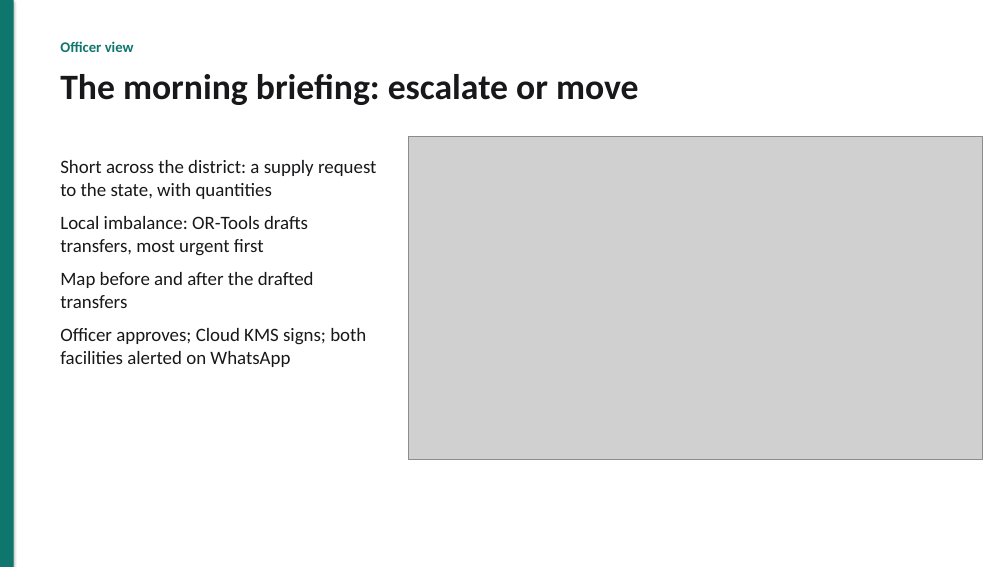
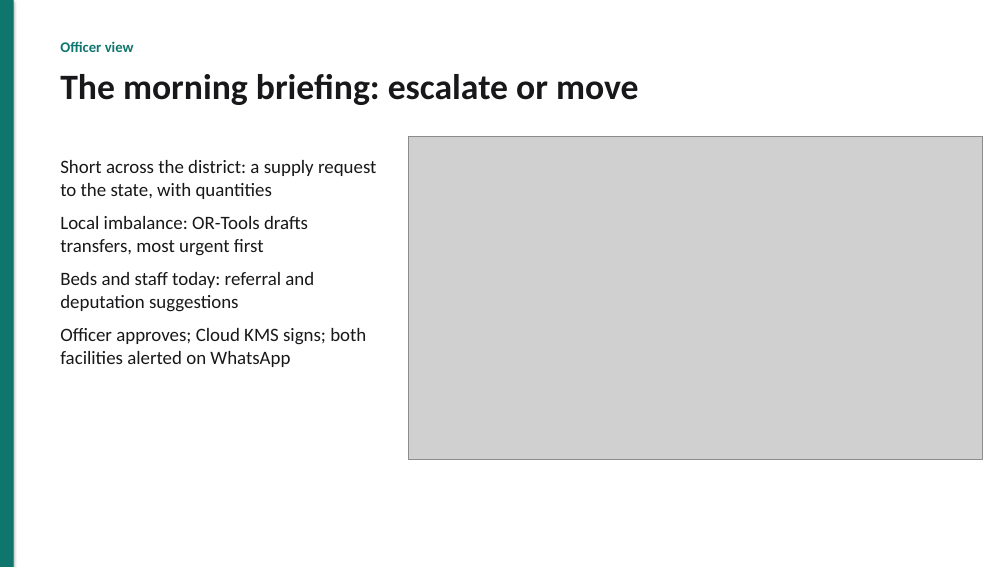
Before and after one commit to akshat333-debug/AushadhiNet, a slide deck: slide 6 of docs/pitch/AushadhiNet-pitch.pptx. Drawn at 1008x567 pixels with LibreOffice and Linux fonts; fonts in the diff are those of the drawing; grey boxes stand for pictures. Boxes give left, top, right and bottom in pixels: in the first picture for what was removed or moved away, otherwise in the second. Text is boxed around its words. In the diff, an @@ line names an element or a change of style, - is before the commit and + after.

```diff
--- a/docs/pitch/AushadhiNet-pitch.pptx
+++ b/docs/pitch/AushadhiNet-pitch.pptx
@@ text at (60, 272, 314, 312): text changed @@
-Map before and after the drafted transfers
+Beds and staff today: referral and deputation suggestions
```
Also in this commit, not shown: 3 other slides changed, 13 other files.
